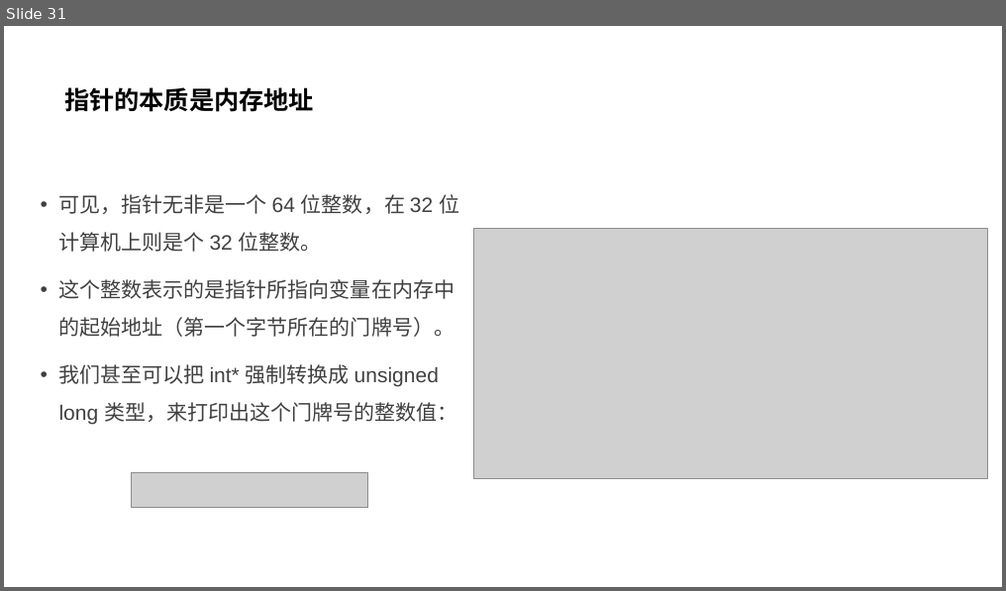
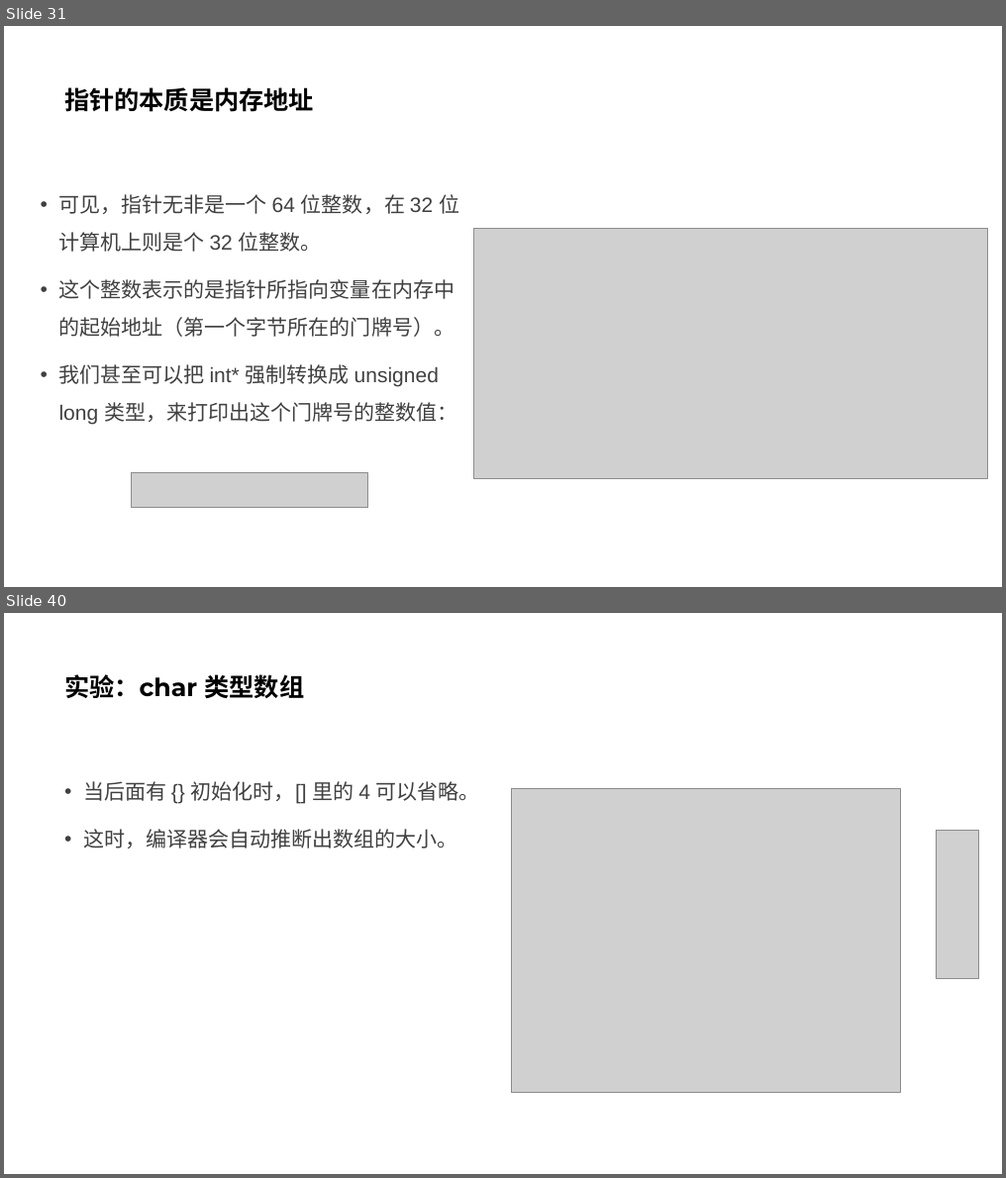
Before and after one commit to parallel101/course, a slide deck: 12/slides.pptx. Shown one above the other, each under a label of ours: slide 31 before the commit, slides 31 and 40 after it; the slides between them are not shown. The pictures are 1006x591 and 1006x1178 pixels, drawn with LibreOffice and Linux fonts; fonts in the diff are those of the drawing; grey boxes stand for pictures. Boxes give left, top, right and bottom in pixels: in the first picture for what was removed or moved away, otherwise in the second. Text is boxed around its words. In the diff, an @@ line names an element or a change of style, - is before the commit and + after.

```diff
--- a/12/slides.pptx
+++ b/12/slides.pptx
@@ slide 40 added at (4,613,1002,1174), background #FFFFFF @@
@@ title added at (64,674,304,698), 24 pt, text #000000, bold @@
+实验：char 类型数组
@@ text added at (83,781,480,849), 20 pt, text #404040 @@
+• 当后面有 {} 初始化时，[] 里的 4 可以省略。
+• 这时，编译器会自动推断出数组的大小。
@@ picture added at (512,788,901,1093) @@
@@ picture added at (936,830,979,979) @@
```
Also in this commit, not shown: 1 slide changed, 9 other slides added, 9 other files.
